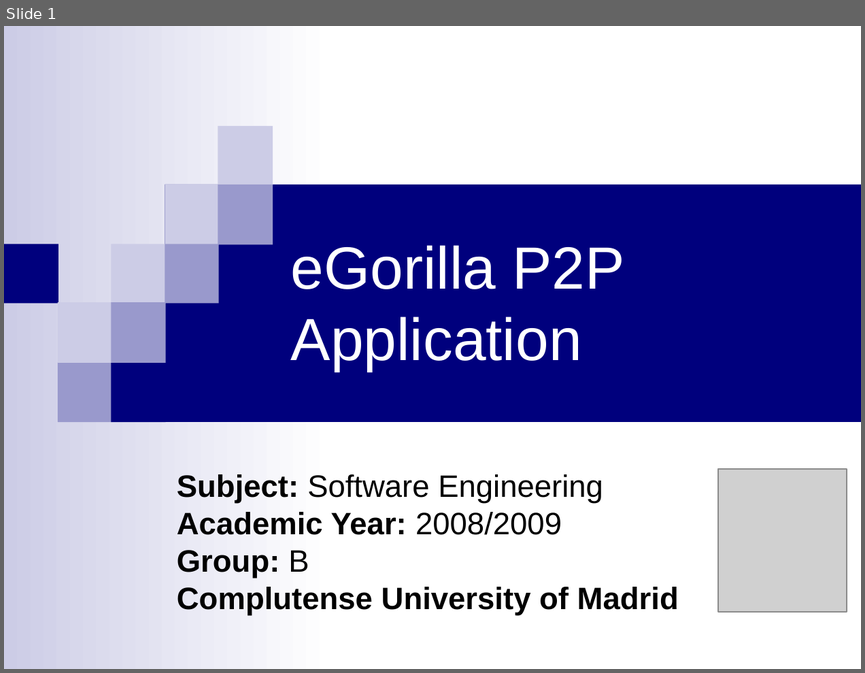
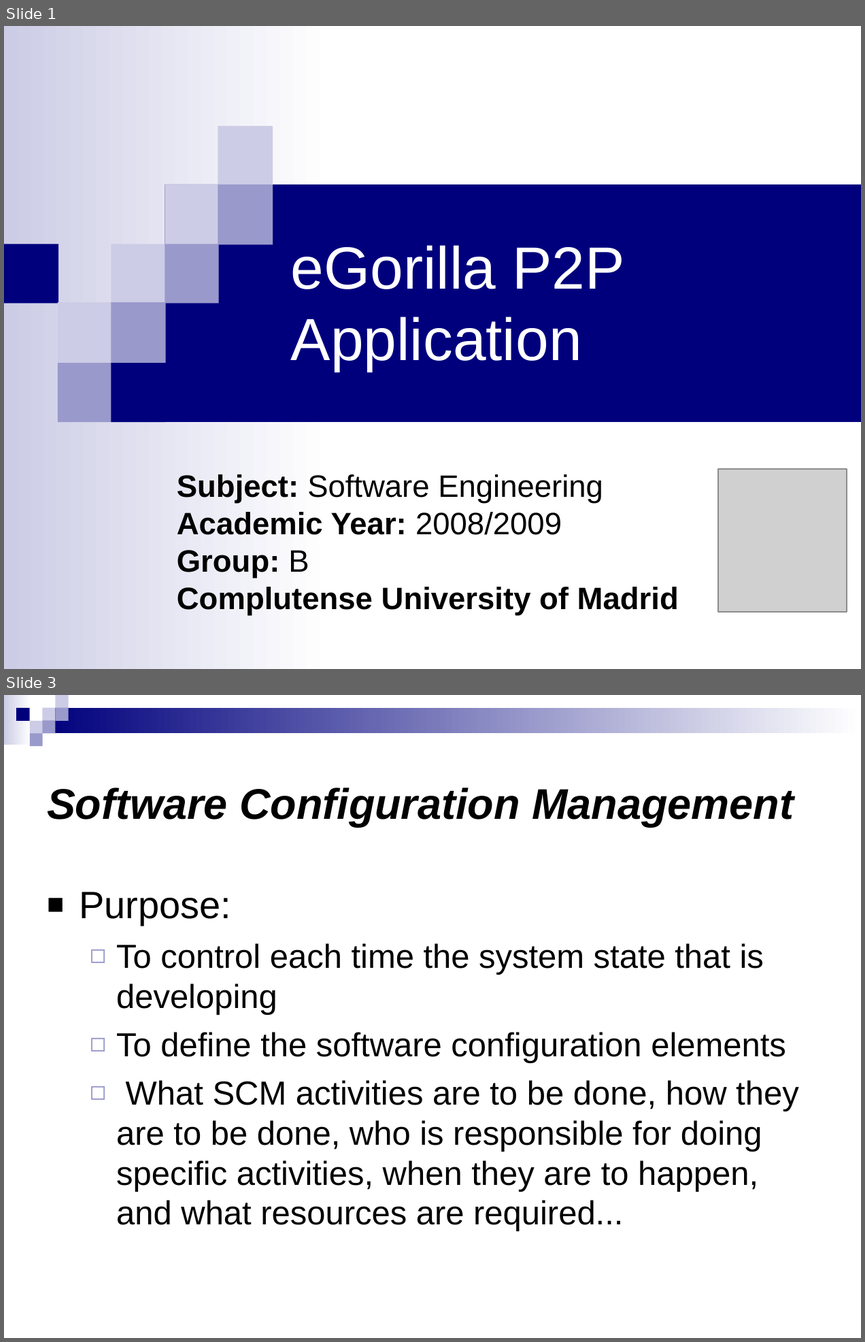
Before and after one commit to munsuri/egorilla, a slide deck: doc/PresentacionIS.ppt. Shown one above the other, each under a label of ours: slide 1 before the commit, slides 1 and 3 after it; the slides between them are not shown. The pictures are 865x673 and 865x1342 pixels, drawn with LibreOffice and Linux fonts; fonts in the diff are those of the drawing; grey boxes stand for pictures. Boxes give left, top, right and bottom in pixels: in the first picture for what was removed or moved away, otherwise in the second. Text is boxed around its words. In the diff, an @@ line names an element or a change of style, - is before the commit and + after.

```diff
--- a/doc/PresentacionIS.ppt
+++ b/doc/PresentacionIS.ppt
@@ slide 3 added at [4, 695, 861, 1338], background #FFFFFF @@
@@ group added at [4, 695, 861, 747]: 9 rectangles @@
@@ title added at [47, 787, 793, 827], 36 pt, text #000000, bold, italic @@
+Software Configuration Management
@@ text added at [79, 892, 799, 1232], 28 pt, text #000000 @@
+■ Purpose:
+  ◻ To control each time the system state that is developing
+  ◻ To define the software configuration elements
+  ◻ What SCM activities are to be done, how they are to be done, who is responsible for doing specific activities, when they are to happen, and what resources are required...
```
Also in this commit, not shown: 46 slides changed, 3 other slides added.
